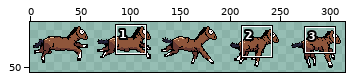
Sprite sheet, stored at Sprite Sheets/Gallop.png. The picture above shows the old version from afar; the outline marks the close-up.
Close-up. First the earlier version:
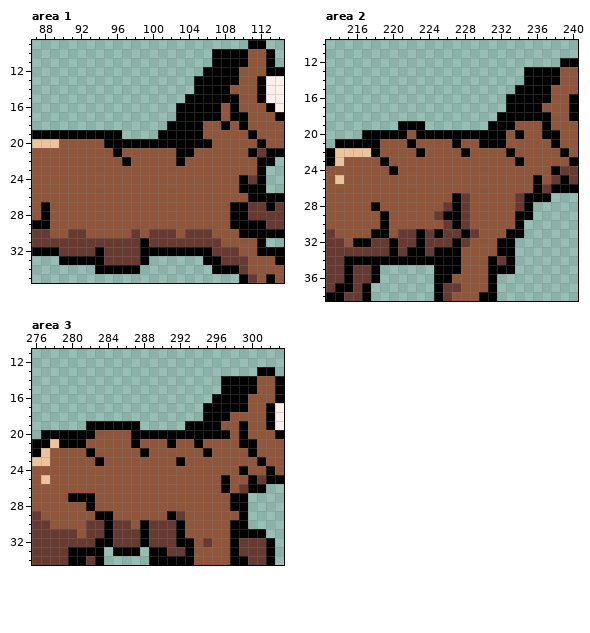
The file is 320x64 pixels. Shown: area 1: x 87..114, y 9..35; area 2: x 213..240, y 10..38; area 3: x 276..303, y 11..34. The wide view leaves out empty margins. The commit also changed other parts of the picture, which this record leaves out.
Once edited:
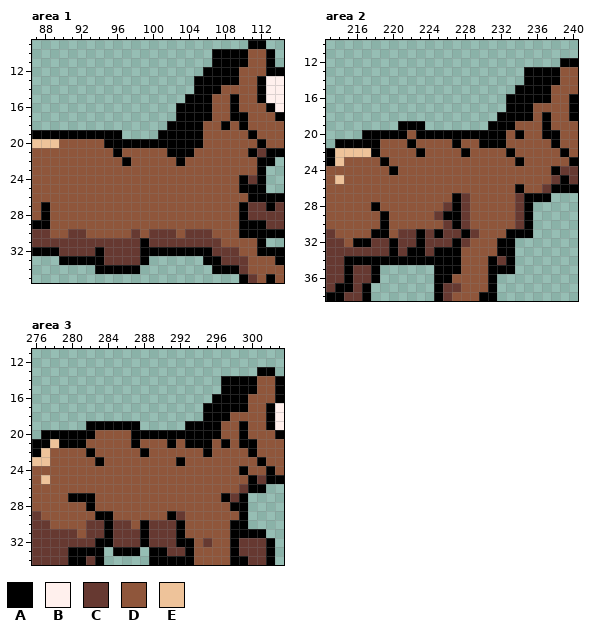
Palette (. is transparent): A #000000  B #fff0ed  C #663931  D #8f563b  E #eec39a
The edit:
Area 1:
The edit turns colour D into colour A in row 21 at x 102.
The edit turns colour A into colour D in row 14 at x 108; in row 15 at x 107 to 108; in rows 16 to 17 at x 107; in row 20 at x 106; in rows 27 to 29 at x 109.
Area 2:
There is now colour A in rows 30 to 31 at x 235.
The edit turns colour D into colour A in row 26 at x 234.
The edit turns colour A into colour C in rows 29 to 30 at x 234.
The edit turns colour A into colour D in rows 17 to 18 at x 236; in rows 25 to 26 at x 236.
Area 3:
The edit turns colour D into colour A in row 21 at x 293, 295 and 297; in row 27 at x 297.
The edit turns colour A into colour C in row 27 at x 298.
The edit turns colour A into colour D in row 20 at x 297; in rows 25 to 26 at x 297.
